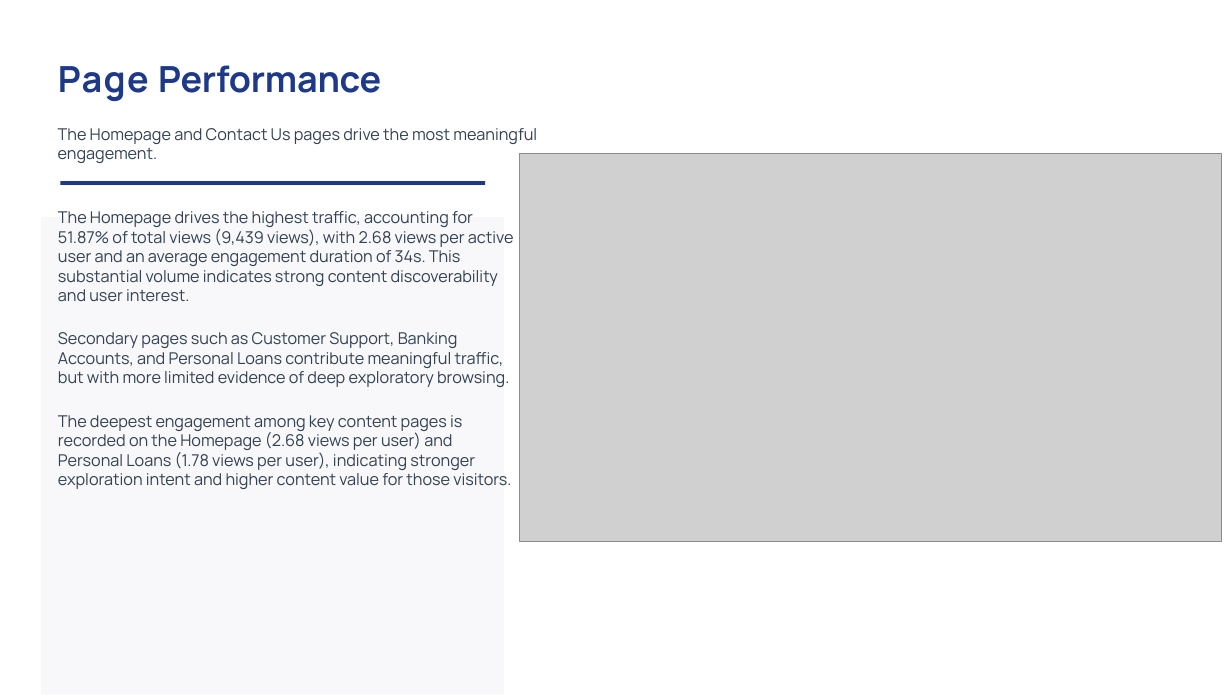
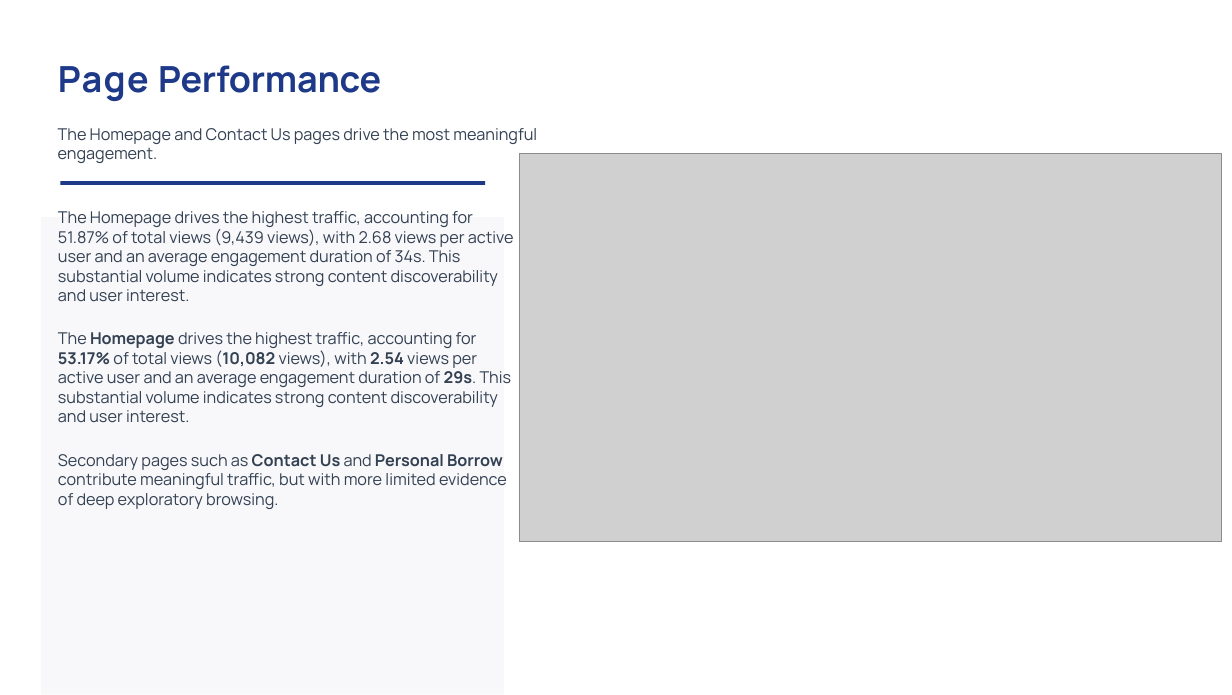
Before and after one commit to Rakinzi/reports, a slide deck: slide 6 of src/reports/report-templates/june-2026/bancabc-29-June-2026.pptx. Drawn at 1232x695 pixels with LibreOffice and Linux fonts; fonts in the diff are those of the drawing; grey boxes stand for pictures. Boxes give left, top, right and bottom in pixels: in the first picture for what was removed or moved away, otherwise in the second. Text is boxed around its words. In the diff, an @@ line names an element or a change of style, - is before the commit and + after.

Commit message:
Support redoing reports and robust GA4 date handling
Add a frontend 'Redo' action to regenerate a report with the same dates and show progress. Make GA4 snapshot navigation more robust by continuing when the summary card is absent and adding _ga4_dated_snapshot_url to force explicit date ranges when GA4 rewrites presets. Improve template picture mappings (bancabc) and avoid removing template-specific Picture 11. Capture only the Security Report Summary card for security header screenshots. Add a helper script to ensure templates end with Uptime and Recommendations, update PPTX templates, and add tests for the GA4 dated-URL behavior. Also include Playwright output artifacts.

```diff
--- a/src/reports/report-templates/june-2026/bancabc-29-June-2026.pptx
+++ b/src/reports/report-templates/june-2026/bancabc-29-June-2026.pptx
@@ text at <box>58,332,512,489</box>: text changed @@
-Secondary pages such as Customer Support, Banking Accounts, and Personal Loans contribute meaningful traffic, but with more limited evidence of deep exploratory browsing.
-The deepest engagement among key content pages is recorded on the Homepage (2.68 views per user) and Personal Loans (1.78 views per user), indicating stronger exploration intent and higher content value for those visitors.
+The Homepage drives the highest traffic, accounting for 53.17% of total views (10,082 views), with 2.54 views per active user and an average engagement duration of 29s. This substantial volume indicates strong content discoverability and user interest.
+Secondary pages such as Contact Us and Personal Borrow contribute meaningful traffic, but with more limited evidence of deep exploratory browsing.
```
Also in this commit, not shown: 9 other slides changed, 4 slides added, 1 slide removed, 20 other files.
